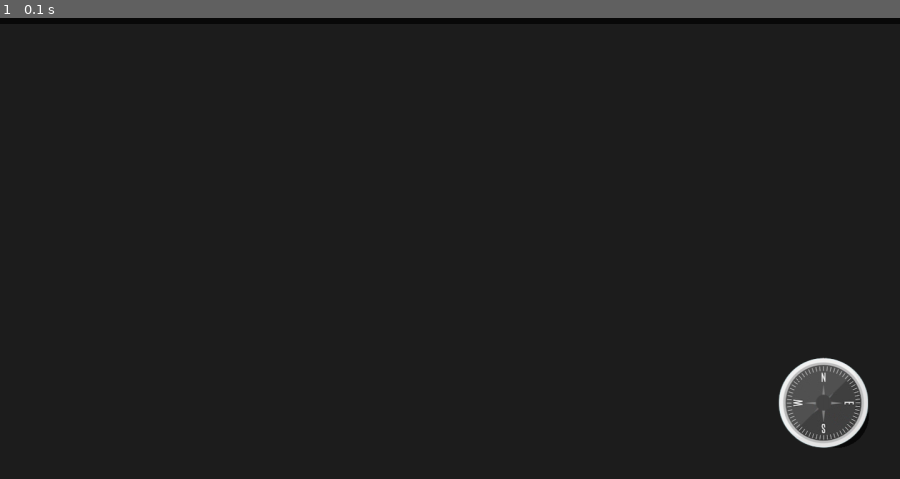
Above: before the commit, frame 1.
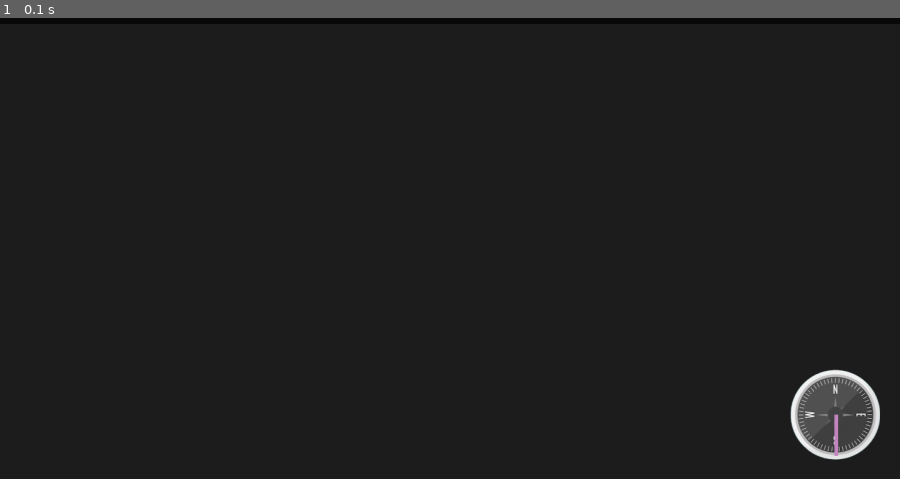
Above: after the commit, the same moment.

Repository: JackBlair87/HackTJ2021
Game: pygame game, started from ground_station/ui/BotDisplay.py
The game is run twice, just before and just after one commit, with the same random seed, the same clock (stepped at 60 frames per second) and the same inputs.
Inputs:
- Up to frame 1 (0.1 s): no input

The runs differ from the first frame. In frame 1, 1.3% of the frame differs, in the area x 86-98%, y 73-96%.

Commit message:
Added Compass Functionality

Diff:
--- a/ground_station/ui/BotDisplay.py
+++ b/ground_station/ui/BotDisplay.py
@@ -18,7 +18,7 @@
 SCREEN_HEIGHT = 800 #Must be divisible by SQUARE_SIZE
 FPS = 60 #Standard Smooth FPS
 running = True
-COMPASS = pg.image.load('Compass.png')
+COMPASS = pg.image.load('/Users/jackblair/Desktop/Code/HackTJ2021/HackTJ2021/ground_station/ui/Compass.png')
 
 def quitProgram(): #Quits Pygame and Python
   pg.quit()
@@ -77,6 +77,11 @@
       pg.draw.rect(screen, ic,(x,y,w,h))
   writeText(screen, "arial", 50, text, (x+(w/2)), (y+(h/2)), WHITE)
 
+def draw_compass(x, y, angle = 90.0):
+  screen.blit(COMPASS, (x, y))
+  pg.draw.line(screen, PINK, (x+72, y+72), (x+72 + (65*m.cos(m.radians(angle))), y+72 + (65*m.sin(m.radians(angle)))), 6)
+
+
 def mainScreen():
   while running:
       RUNNING = backgroundInputCheck(pg.event.get())
@@ -84,9 +89,7 @@
       screen.fill(BLACK) #Paint the whole screen black
 
       pg.draw.rect(screen, DBLACK, (0, 0, SCREEN_WIDTH, SCREEN_HEIGHT/11))
-      pg.draw.ellipse(screen, DBLACK, (SCREEN_WIDTH-150, SCREEN_HEIGHT-150, 100, 100))
-      screen.blit(COMPASS, (SCREEN_WIDTH-194, SCREEN_HEIGHT-194))
-
+      draw_compass(SCREEN_WIDTH-175, SCREEN_HEIGHT-175, 90.0)
       #writeText(screen, 'hermann', 75, "CONNECTED", 150, 50, DBLUE)
 
       clock.tick(60)
